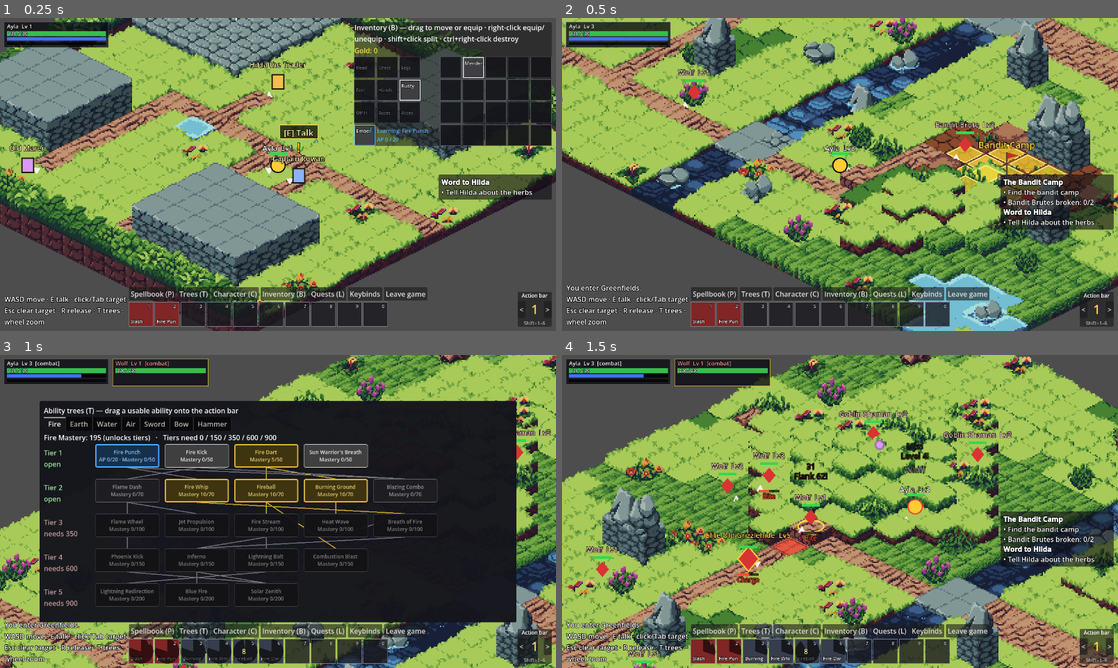
Above: before the commit, frames 1-4 (two rows, left to right).
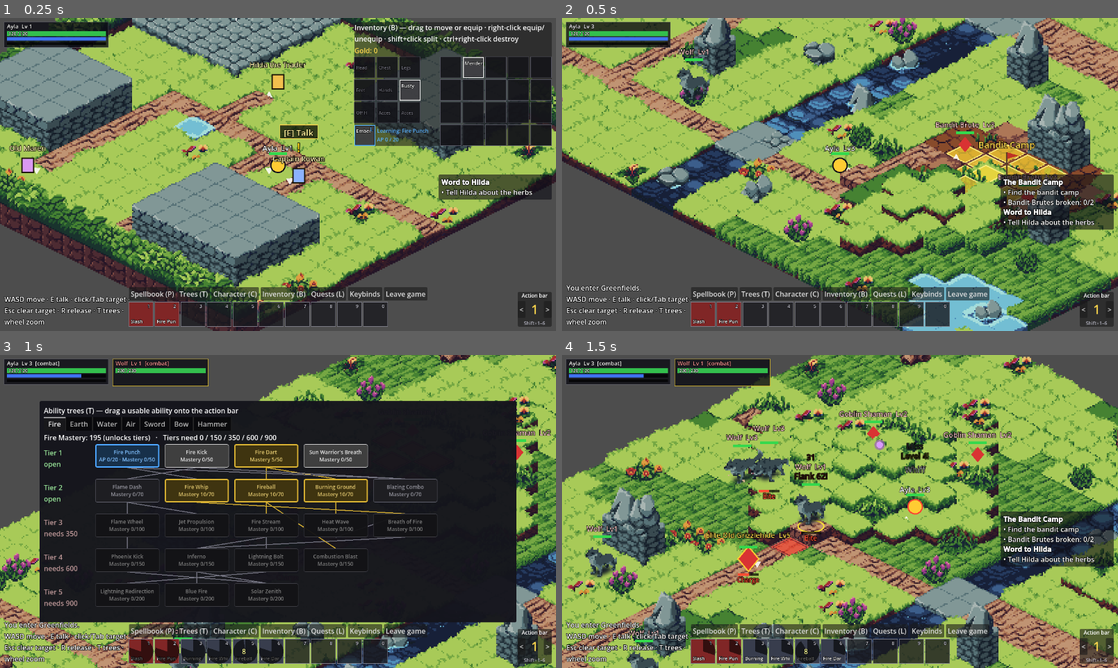
Above: after the commit, the same moments.

Repository: victorduvergermacarons-lang/Final-Wars
Game: Godot game, scene res://tests/visual/shots.tscn
Same seed, same stepped clock (60 frames per second), same inputs: the game is played once before the commit and once after it. This scene is started directly instead of the project's main scene.
Inputs (mouse positions are in pixels of both pictures, inside the frame that each line leads up to):
- Up to frame 1 (0.25 s): no input
- Up to frame 2 (0.5 s): no input
- Up to frame 3 (1 s): tap Enter at 0.5 s; drag from (55, 370) to (333, 442) at 0.52 s
- Up to frame 4 (1.5 s): click (840, 570) at 1.27 s; type "12" at 1.35 s

Frame 1 is identical in both runs. In frame 2, 0.5% of the frame differs, in the area x 20-27%, y 9-29%; in frame 3, 0.1%; in frame 4, 2.7%, in the area x 4-48%, y 22-100%.

Commit message:
Draw the wolf with its animated sprites: idle, run, bite
CreatureAnimator picks each animated creature's frame from replicated state
(host times), so every player sees the same frame: idle loops at 6 fps on a
per-wolf beat, run plays 8 frames per tile walked, and the bite plays from its
wind-up through its recovery frames (stopping at once if the wind-up is
cancelled). Facing follows the grid facing (up=NE, right=SE, down=SW,
left=NW); the feet point stands on the tile centre. In combat an animated
creature glides over its whole step time, so its run covers the ground.
Other enemies keep the diamond.

Co-Authored-By: Claude Opus 5.5 <noreply@anthropic.com>
Claude-Session: https://claude.ai/code/session_01NkxcXD4xqQYvGrzBVzDJEX

Diff:
--- a/data/defs/creature_art_def.gd
+++ b/data/defs/creature_art_def.gd
@@ -16,6 +16,8 @@
 @export var rows: PackedStringArray = PackedStringArray(["sw", "se", "nw", "ne"])
 ## The point in a frame (pixels from its top-left) that stands on the tile centre.
 @export var feet: Vector2 = Vector2(32, 46)
+## The top of the creature's head in a frame (where its name and health bar go).
+@export var head_y: float = 18.0
 ## Frames per second per animation. "run" is not listed: it plays
 ## `run_frames_per_tile` frames per tile walked, at whatever speed the walk takes.
 @export var fps: Dictionary = {"idle": 6.0, "bite": 30.0, "howl": 10.0, "death": 10.0}
--- a/sim/world_sim.gd
+++ b/sim/world_sim.gd
@@ -324,9 +324,16 @@
 	cancel_cast(actor, "moved") # moving cancels anything with a cast bar: cast, channel, wind-up
 	if not actor is Hero:
 		actor.face(to - from) # heroes face the mouse, not where they walk
-	actor.move.begin(to, now, walk_seconds if walk_seconds >= 0.0 else rules.walk_tile_seconds)
+	var step_cd := actor.combat_step_cooldown(rules, now) * actor.buffs.step_multiplier(now)
+	if walk_seconds < 0.0:
+		walk_seconds = rules.walk_tile_seconds
+		# Animated creatures glide over their whole step in combat, so their run
+		# cycle covers the ground it shows (no sliding feet).
+		if in_combat and actor is Enemy and (actor as Enemy).def.art != null:
+			walk_seconds = step_cd
+	actor.move.begin(to, now, walk_seconds)
 	if in_combat and not actor.buffs.use_free_step(now):
-		actor.cooldowns.trigger_step(now, actor.combat_step_cooldown(rules, now) * actor.buffs.step_multiplier(now))
+		actor.cooldowns.trigger_step(now, step_cd)
 	return ""
 
 
--- /dev/null
+++ b/tests/unit/test_creature_animator.gd
@@ -0,0 +1,85 @@
+extends GutTest
+## Which wolf frame shows, from the replicated state only.
+
+var world: WorldSim
+var wolf: Enemy
+var art: CreatureArtDef
+var anim: CreatureAnimator
+
+
+func before_each() -> void:
+	var zone := ZoneDef.new()
+	zone.id = &"arena"
+	zone.height_rows = PackedStringArray(["00000", "00000", "00000"])
+	zone.walk_rows = PackedStringArray([".....", ".....", "....."])
+	zone.graveyards = [Vector2i(0, 0)]
+	zone.hero_spawns = [Vector2i(0, 0)]
+	world = WorldSim.new(zone, ContentDB.rules, 1)
+	var def: EnemyDef = ContentDB.enemies[&"wolf"].duplicate()
+	def.aggro_radius = 0
+	wolf = world.add_enemy(def, Vector2i(2, 1))
+	art = def.art
+	anim = CreatureAnimator.new()
+
+
+func test_idle_loops_at_its_frame_rate() -> void:
+	var a := anim.pick(wolf, art, 10.0)
+	assert_eq(a.anim, "idle")
+	var b := anim.pick(wolf, art, 10.0 + 1.0 / art.anim_fps("idle"))
+	assert_eq(b.frame, (a.frame + 1) % 4, "one frame later")
+
+
+func test_facing_picks_the_row() -> void:
+	wolf.face(Vector2i(0, -1))
+	assert_eq(anim.pick(wolf, art, 1.0).dir, "ne")
+	wolf.face(Vector2i(-1, 0))
+	assert_eq(anim.pick(wolf, art, 1.0).dir, "nw")
+
+
+func test_run_plays_one_cycle_per_tile() -> void:
+	wolf.move.begin(Vector2i(3, 1), 5.0, 0.8)
+	assert_eq(anim.pick(wolf, art, 5.0).frame, 0)
+	assert_eq(anim.pick(wolf, art, 5.0 + 0.4).frame, 4, "halfway across: frame 4 of 8")
+	assert_eq(anim.pick(wolf, art, 5.0 + 0.79).frame, 7)
+	assert_eq(anim.pick(wolf, art, 5.0).anim, "run")
+
+
+func _start_bite(at: float) -> void:
+	var bite: AbilityDef = ContentDB.abilities[&"wolf_bite"]
+	wolf.casting = {"ability": bite, "kind": "windup", "start": at, "end": at + bite.windup_seconds}
+
+
+func test_bite_plays_from_the_wind_up_and_lands_on_frame_12() -> void:
+	_start_bite(2.0)
+	assert_eq(anim.pick(wolf, art, 2.0).anim, "bite")
+	assert_eq(anim.pick(wolf, art, 2.0).frame, 0)
+	var hit := anim.pick(wolf, art, 2.0 + 0.4)
+	assert_eq(hit.frame, 12, "the wind-up ends (damage) on the jaw frame")
+
+
+func test_bite_recovery_plays_after_the_wind_up_ends() -> void:
+	_start_bite(2.0)
+	anim.pick(wolf, art, 2.3)
+	wolf.casting = {} # the host resolved it at 2.4
+	var after := anim.pick(wolf, art, 2.45)
+	assert_eq(after.anim, "bite")
+	assert_eq(after.frame, 13)
+	assert_eq(anim.pick(wolf, art, 2.6).anim, "idle", "15 frames done")
+
+
+func test_cancelled_bite_stops_at_once() -> void:
+	_start_bite(2.0)
+	anim.pick(wolf, art, 2.1)
+	wolf.casting = {} # interrupted at 2.1
+	assert_eq(anim.pick(wolf, art, 2.12).anim, "idle")
+
+
+func test_dead_creature_shows_nothing_yet() -> void:
+	wolf.alive = false
+	assert_true(anim.pick(wolf, art, 1.0).is_empty())
+
+
+func test_wolf_glides_over_its_whole_step_in_combat() -> void:
+	wolf.state = Enemy.State.COMBAT
+	assert_eq(world.try_step(wolf, Vector2i(3, 1)), "")
+	assert_almost_eq(wolf.move.duration, wolf.def.combat_step_seconds, 0.001)
--- a/tests/visual/shots.gd
+++ b/tests/visual/shots.gd
@@ -185,4 +185,19 @@
 	await get_tree().process_frame
 	await _snap_camera(hero)
 	await _shot("17_millbrook")
+	# 15. Wolves: one facing each way (SW, SE, NW, NE), feet on their tiles.
+	session.world.move_hero(hero.id, &"greenfields", Vector2i(9, 25))
+	await get_tree().process_frame
+	var gf := session.world.zone(&"greenfields")
+	var still: EnemyDef = cd.enemies[&"wolf"].duplicate()
+	still.aggro_radius = 0
+	var dirs := [Vector2i(0, 1), Vector2i(1, 0), Vector2i(-1, 0), Vector2i(0, -1)]
+	for i in 4:
+		var w := gf.add_enemy(still, Vector2i(6 + i * 2, 27))
+		w.face(dirs[i])
+	var view4: WorldView = game.get_node("WorldView")
+	view4.camera.step_zoom(1)
+	await _snap_camera(hero)
+	await _shot("18_wolf_facings")
+	view4.camera.step_zoom(-1)
 	get_tree().quit()
--- /dev/null
+++ b/view/creature_animator.gd
@@ -0,0 +1,56 @@
+class_name CreatureAnimator
+extends RefCounted
+## Picks the animation frame an animated creature shows, from replicated state
+## only (host times for casts, steps and death), so every player sees the same
+## frame at the same moment. One animator per view; it remembers each creature's
+## last attack so the frames after the hit (recovery) still play once the
+## host's wind-up has ended.
+
+var _attacks := {} # actor id -> {"anim", "start", "hit_at", "resolved"}
+
+
+## {"anim", "dir", "frame"} for `actor` at time `t` (empty: draw nothing).
+func pick(actor: Enemy, art: CreatureArtDef, t: float) -> Dictionary:
+	var dir := CreatureArtDef.direction_for(actor.facing)
+	if not actor.alive:
+		_attacks.erase(actor.id)
+		return {}
+	var attack := _attack_frame(actor, art, t)
+	if not attack.is_empty():
+		attack.dir = dir
+		return attack
+	if actor.move.is_moving(t):
+		var n := art.frame_count("run")
+		var frame := int(actor.move.progress(t) * art.run_frames_per_tile) % maxi(n, 1)
+		return {"anim": "run", "dir": dir, "frame": frame}
+	var idle_n := maxi(art.frame_count("idle"), 1)
+	# Each creature idles on its own beat, the same on every machine.
+	var phase := float(actor.id % 7) / 7.0 * idle_n
+	return {"anim": "idle", "dir": dir, "frame": int(t * art.anim_fps("idle") + phase) % idle_n}
+
+
+## The attack animation frame, if one is playing: during the wind-up (the cast
+## the host replicates) and, once it has landed, through its recovery frames.
+func _attack_frame(actor: Enemy, art: CreatureArtDef, t: float) -> Dictionary:
+	var c: Dictionary = actor.casting
+	var ability = c.get("ability")
+	if ability is AbilityDef and art.timed_abilities.has(ability.id):
+		var anim := str(art.timed_abilities[ability.id][0])
+		var start := float(c.get("start", t))
+		_attacks[actor.id] = {"anim": anim, "start": start, "hit_at": float(c.get("end", t)), "resolved": false}
+	var a: Dictionary = _attacks.get(actor.id, {})
+	if a.is_empty():
+		return {}
+	if c.is_empty() and not a.resolved:
+		# The wind-up is over: it landed if it ran its course, else it was cancelled.
+		if t + 0.06 >= a.hit_at:
+			a.resolved = true
+		else:
+			_attacks.erase(actor.id)
+			return {}
+	var n := art.frame_count(a.anim)
+	var frame := floori((t - a.start) * art.anim_fps(a.anim) + 0.0001)
+	if frame >= n:
+		_attacks.erase(actor.id)
+		return {}
+	return {"anim": a.anim, "frame": maxi(frame, 0)}
--- a/view/world_view.gd
+++ b/view/world_view.gd
@@ -34,6 +34,9 @@
 var _zone: ZoneDef
 ## The zone's tileset art (null: placeholder diamonds).
 var _art: TileArt
+## Animated creatures: which frame each shows.
+var _animator := CreatureAnimator.new()
+static var _frames_cache := {} # CreatureArtDef -> SpriteFrames
 ## Bars and markers queued while drawing actors, drawn last so terrain and
 ## other actors never cover them.
 var _overlay: Array[Callable] = []
@@ -310,7 +313,8 @@
 		_draw_ellipse(feet, 20, 9, Color(1, 0.9, 0.2), 2.0)
 	var body := feet + Vector2(0, -14)
 	var alpha := 0.45 if a.evading else 1.0
-	if a.alive:
+	var animated := a is Enemy and (a as Enemy).def.art != null
+	if a.alive and not animated: # animated creatures show their facing themselves
 		_draw_facing(feet, a.facing, Color(1, 1, 1, 0.85 * alpha))
 	if a is Hero:
 		var color: Color = HERO_COLORS[(a.id - 1) % HERO_COLORS.size()]
@@ -336,6 +340,12 @@
 			return
 		var c := Color(ENEMY_COLOR, alpha)
 		var edef := (a as Enemy).def
+		if edef.art != null and _draw_creature(a as Enemy, feet, alpha):
+			var top := feet - Vector2(0, (edef.art.feet.y - edef.art.head_y) * PixelCamera.ART_SCALE)
+			_draw_label(top + Vector2(0, -16), "%s  Lv%d" % [a.display_name, (a as Enemy).level], Color(1, 0.8, 0.8, alpha))
+			_draw_bar(top + Vector2(-14, -10), 28, a.hp / maxf(a.current_stats(now).hp, 1.0), Color(0.2, 0.85, 0.3))
+			_draw_cast_bar(a, feet, now)
+			return
 		var s := 1.6 if edef.elite else 1.0
 		var diamond := PackedVector2Array([body + Vector2(0, -12) * s, body + Vector2(10, 0) * s,
 				body + Vector2(0, 12) * s, body + Vector2(-10, 0) * s])
@@ -350,6 +360,24 @@
 		var max_hp := a.current_stats(now).hp
 		_draw_bar(body + Vector2(-14, -20), 28, a.hp / maxf(max_hp, 1.0), Color(0.2, 0.85, 0.3))
 		_draw_cast_bar(a, feet, now)
+
+
+## Draws an animated creature standing on `feet`; false if it has nothing to show.
+func _draw_creature(e: Enemy, feet: Vector2, alpha: float) -> bool:
+	var art := e.def.art
+	var pick := _animator.pick(e, art, session.render_time())
+	if pick.is_empty():
+		return false
+	if not _frames_cache.has(art):
+		_frames_cache[art] = art.build_sprite_frames()
+	var frames: SpriteFrames = _frames_cache[art]
+	var name := StringName("%s_%s" % [pick.anim, pick.dir])
+	if not frames.has_animation(name):
+		return false
+	var tex := frames.get_frame_texture(name, mini(pick.frame, frames.get_frame_count(name) - 1))
+	var s := PixelCamera.ART_SCALE
+	draw_texture_rect(tex, Rect2(feet - art.feet * s, Vector2(art.frame_size) * s), false, Color(1, 1, 1, alpha))
+	return true
 
 
 ## A bar under a unit that is casting (yellow), winding up (red) or channelling
Not shown, added: tests/unit/test_creature_animator.gd.uid
Not shown, added: view/creature_animator.gd.uid
